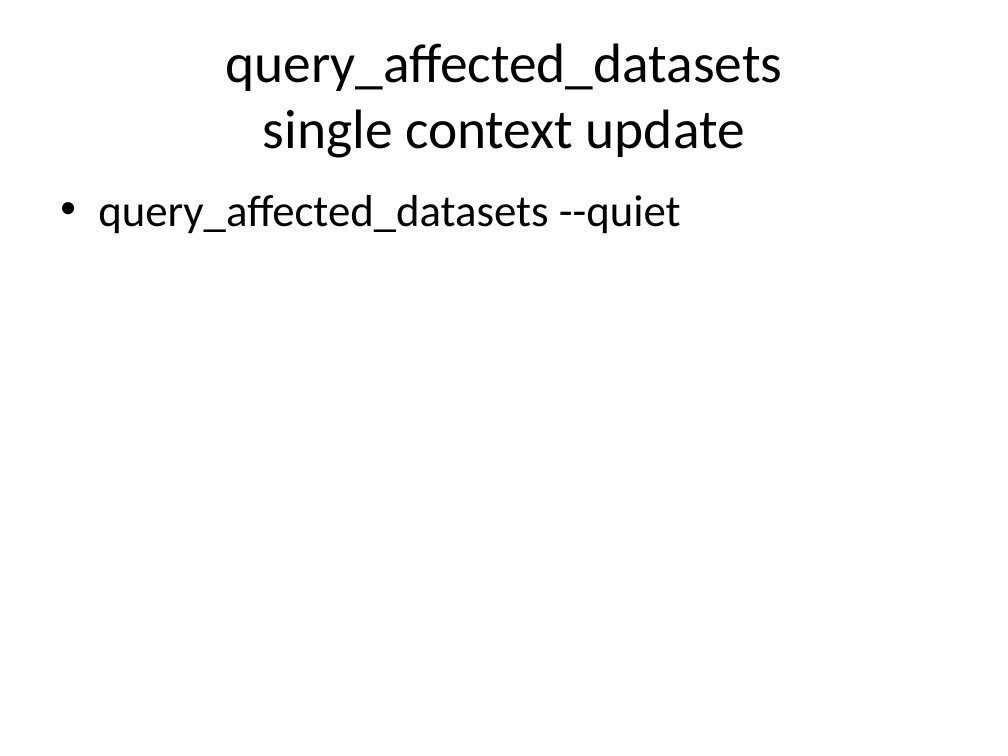
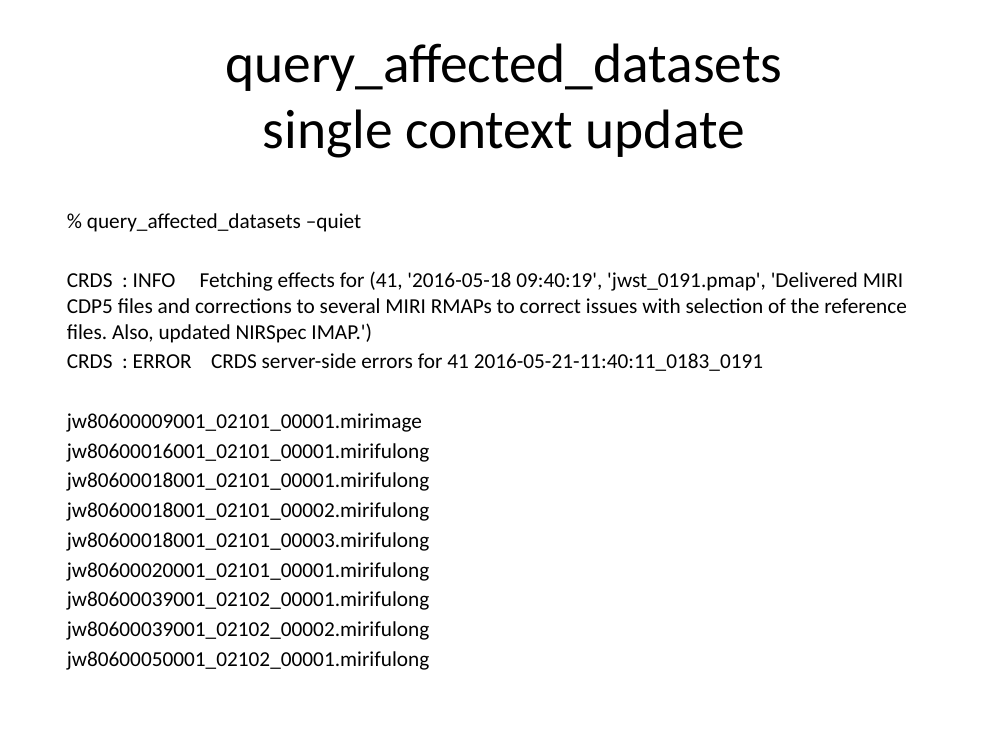
Before and after one commit to spacetelescope/crds, a slide deck: slide 16 of docs/Affected_Datasets_Demo.pptx (slide 14 before the commit). Drawn at 1008x756 pixels with LibreOffice and Linux fonts; fonts in the diff are those of the drawing. Boxes give left, top, right and bottom in pixels: in the first picture for what was removed or moved away, otherwise in the second. Text is boxed around its words. In the diff, an @@ line names an element or a change of style, - is before the commit and + after.

Commit message:
Added affected datasets demo .pptx, demo pics

```diff
--- a/docs/Affected_Datasets_Demo.pptx
+++ b/docs/Affected_Datasets_Demo.pptx
@@ text at bbox=[67, 213, 907, 670]: text changed; size 32 to 15.2 pt @@
-• query_affected_datasets --quiet
+% query_affected_datasets –quiet
+CRDS : INFO Fetching effects for (41, '2016-05-18 09:40:19', 'jwst_0191.pmap', 'Delivered MIRI CDP5 files and corrections to several MIRI RMAPs to correct issues with selection of the reference files. Also, updated NIRSpec IMAP.')
+CRDS : ERROR CRDS server-side errors for 41 2016-05-21-11:40:11_0183_0191
+jw80600009001_02101_00001.mirimage
+jw80600016001_02101_00001.mirifulong
+jw80600018001_02101_00001.mirifulong
+jw80600018001_02101_00002.mirifulong
+jw80600018001_02101_00003.mirifulong
+jw80600020001_02101_00001.mirifulong
+jw80600039001_02102_00001.mirifulong
+jw80600039001_02102_00002.mirifulong
+jw80600050001_02102_00001.mirifulong
```
Also in this commit, not shown: 3 other slides changed, 3 slides added, 3 other files.
